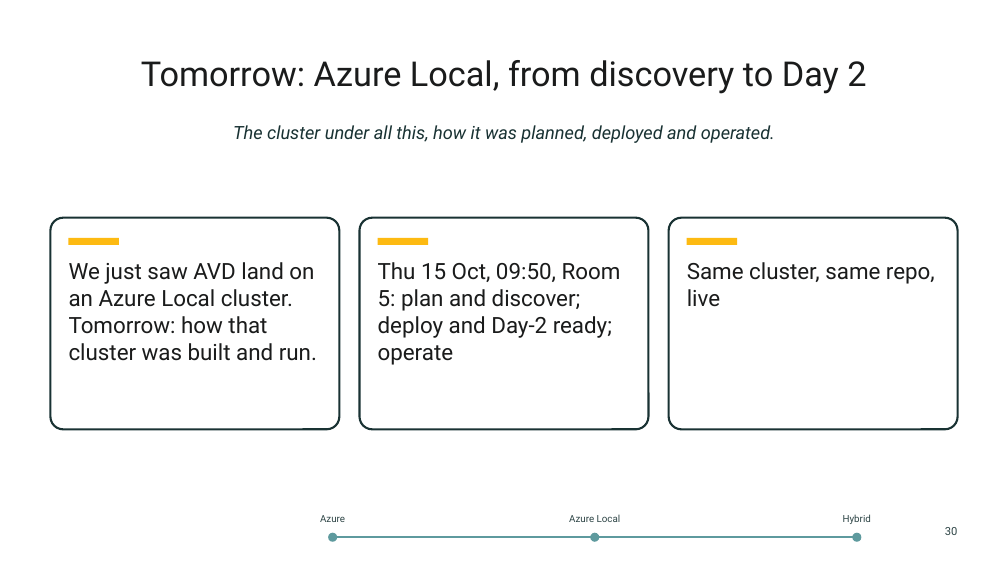
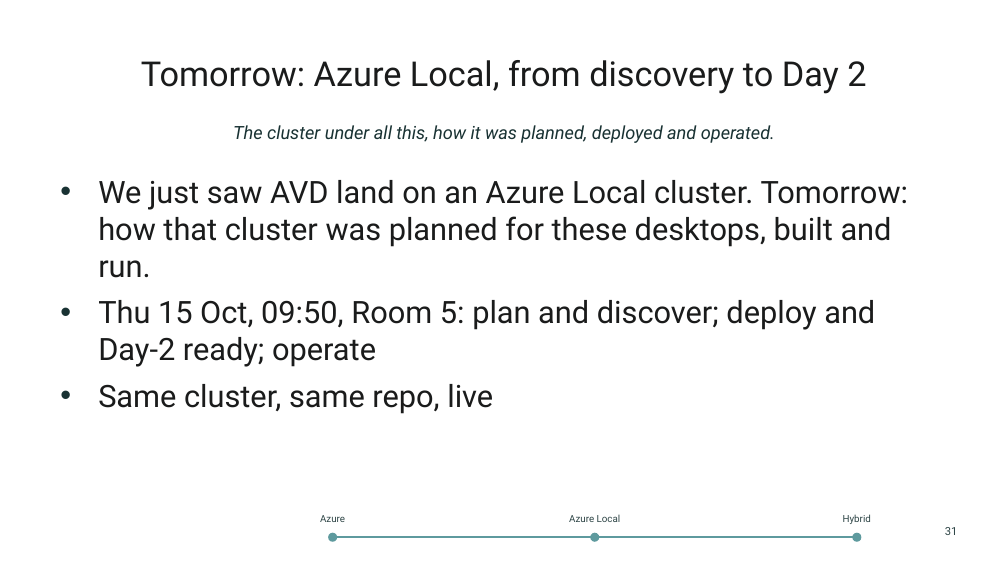
Before and after one commit to thisismydemo/nic2026_avd, a slide deck: slide 31 of presentation/AVD_Anywhere_NIC2026.pptx (slide 30 before the commit). Drawn at 1008x567 pixels with LibreOffice and Linux fonts; fonts in the diff are those of the drawing; background and template pictures are left out. Boxes give left, top, right and bottom in pixels: in the first picture for what was removed or moved away, otherwise in the second. Text is boxed around its words. In the diff, an @@ line names an element or a change of style, - is before the commit and + after.

```diff
--- a/presentation/AVD_Anywhere_NIC2026.pptx
+++ b/presentation/AVD_Anywhere_NIC2026.pptx
@@ text added at [98,180,909,414], 22 pt, text #1A1B1B @@
+• We just saw AVD land on an Azure Local cluster. Tomorrow: how that cluster was planned for these desktops, built and run.
+• Thu 15 Oct, 09:50, Room 5: plan and discover; deploy and Day-2 ready; operate
+• Same cluster, same repo, live
@@ rounded rectangle removed at [50,218,340,429] @@
@@ rectangle removed at [69,238,119,245] @@
@@ rounded rectangle removed at [360,218,649,429] @@
@@ rectangle removed at [378,238,428,245] @@
@@ rounded rectangle removed at [668,218,958,429] @@
@@ rectangle removed at [686,238,737,245] @@
@@ text removed at [69,262,317,361] @@
-We just saw AVD land on an Azure Local cluster. Tomorrow: how that cluster was built and run.
@@ text removed at [378,262,621,365] @@
-Thu 15 Oct, 09:50, Room 5: plan and discover; deploy and Day-2 ready; operate
@@ text removed at [687,262,935,307] @@
-Same cluster, same repo, live
@@ text at [945,527,958,535]: text changed @@
-30
+31
```
Also in this commit, not shown: 18 other slides changed, 1 slide added, 16 other files.
